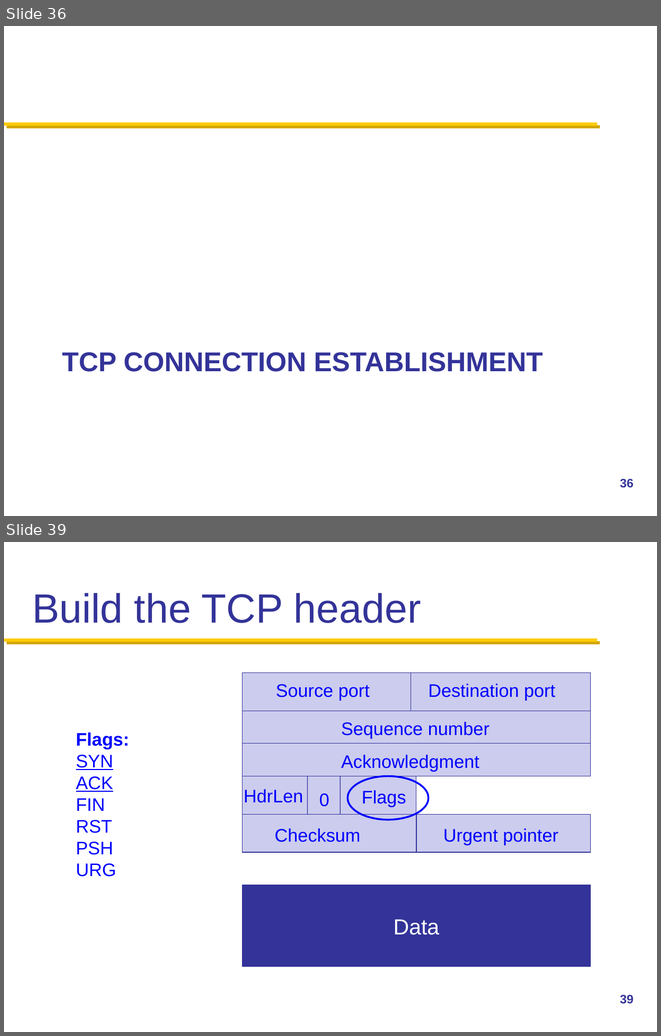
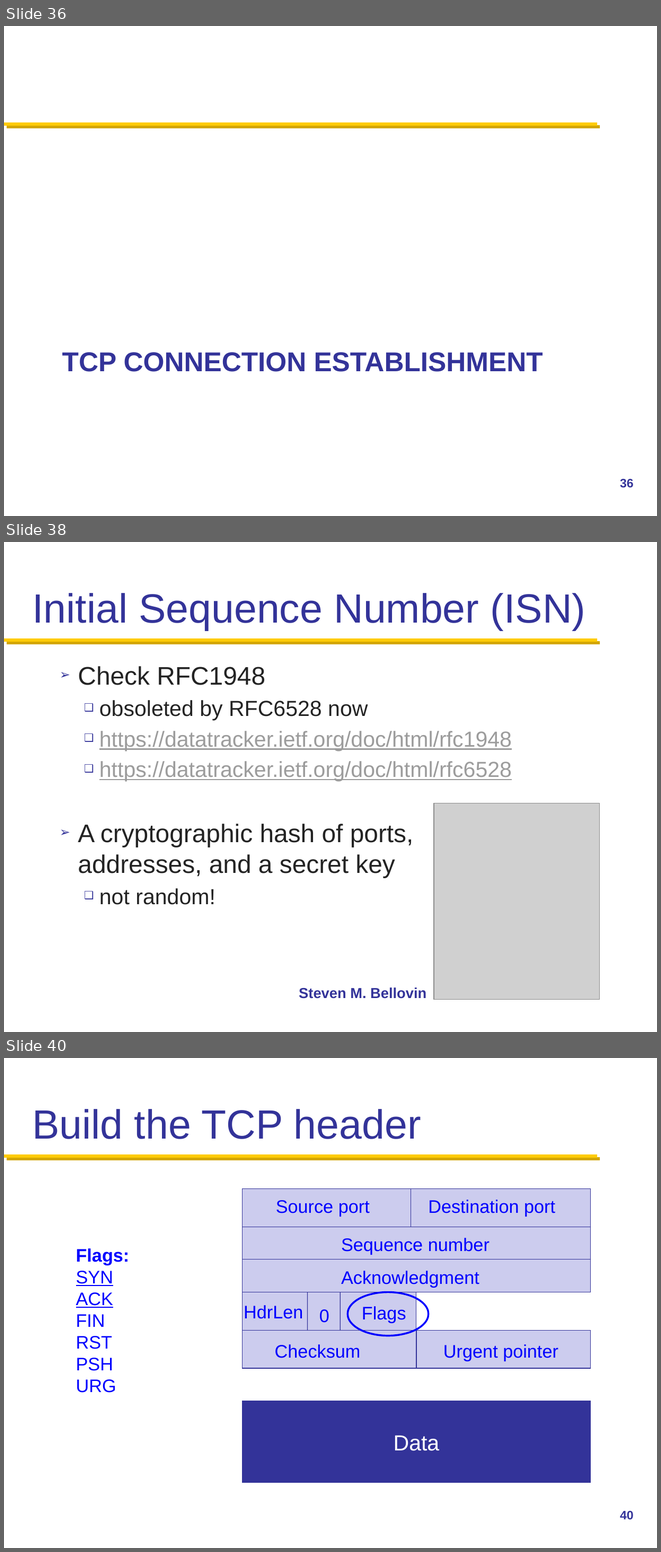
Before and after one commit to henryhxu/CSCI4430-ESTR4120, a slide deck: lec/lec7.pptx. Shown one above the other, each under a label of ours: slides 36 and 39 before the commit, slides 36, 38 and 40 after it; the slides between them are not shown. The pictures are 661x1036 and 661x1552 pixels, drawn with LibreOffice and Linux fonts; fonts in the diff are those of the drawing; grey boxes stand for pictures. Boxes give left, top, right and bottom in pixels: in the first picture for what was removed or moved away, otherwise in the second. Text is boxed around its words. In the diff, an @@ line names an element or a change of style, - is before the commit and + after.

```diff
--- a/lec/lec7.pptx
+++ b/lec/lec7.pptx
@@ slide 38 added at [4,542,657,1032], background #FFFFFF; not listed: 1 template element that a slide beside it also shows @@
@@ title added at [32,593,586,631], 45 pt, text #333399 @@
+Initial Sequence Number (ISN)
@@ text added at [78,666,512,905], 24 pt, text #232323 @@
+➢ Check RFC1948
+  ❑ obsoleted by RFC6528 now
+  ❑ https://datatracker.ietf.org/doc/html/rfc1948
+  ❑ https://datatracker.ietf.org/doc/html/rfc6528
+➢ A cryptographic hash of ports, addresses, and a secret key
+  ❑ not random!
@@ picture added at [434,803,600,999] @@
@@ text added at [299,987,426,998], 16 pt, text #333399, bold @@
+Steven M. Bellovin
@@ what was slide 39 is now slide 40 @@
@@ page number at [620,1511,634,1519]: text changed @@
-39
+40
```
Also in this commit, not shown: 11 slides changed, 1 other slide added.
